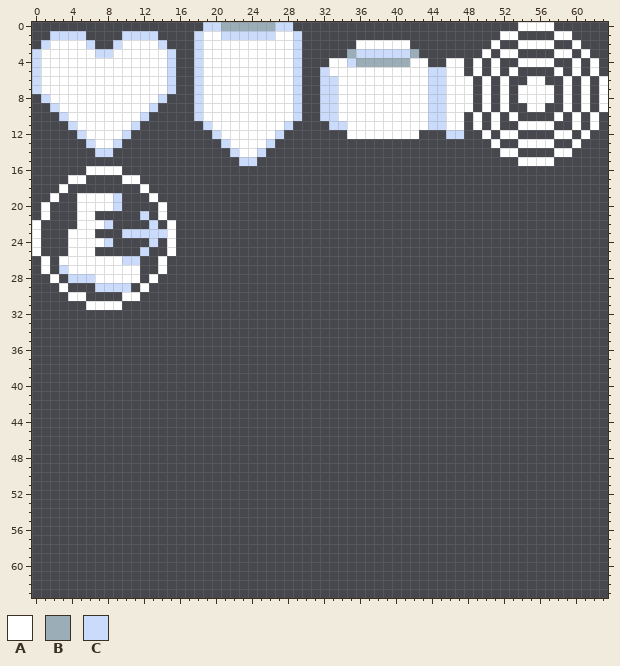
One commit to this pixel-art sprite: Rock_Paper_Scissors/Assets/Sprites/UI/Icons/Icon Sprite Atlas.png. The picture above was drawn from the file before the commit.
The file is 64x64 pixels.
Palette (. is transparent): A #ffffff  B #9badb7  C #cbdbfc
Pixels before (only the part around the change), first column x 0:
 0 ...................CCBBBBBBCC.........................AAAA......
 1 ..CCCC....CCCC....CAACCCCCCAAC......................AA....AA....
 2 .CAAAAC..CAAAAC...CAAAAAAAAAAC......AAAAAA.........A..AAAA..A...
 3 CAAAAAACCAAAAAAC..CAAAAAAAAAAC.....BCCCCCCB.......A.AA....AA.A..
 4 CAAAAAAAAAAAAAAC..CAAAAAAAAAAC...AACBBBBBBAA..AA.A.A..AAAA..A.A.
 5 CAAAAAAAAAAAAAAC..CAAAAAAAAAAC..CAAAAAAAAAAACCAA.A.A.A....A.A.A.
 6 CAAAAAAAAAAAAAAC..CAAAAAAAAAAC..CCAAAAAAAAAACCAAA.A.A..AA..A.A.A
 7 CAAAAAAAAAAAAAAC..CAAAAAAAAAAC..CCAAAAAAAAAACCAAA.A.A.AAAA.A.A.A
 8 .CAAAAAAAAAAAAC...CAAAAAAAAAAC..CCAAAAAAAAAACCAAA.A.A.AAAA.A.A.A
 9 ..CAAAAAAAAAAC....CAAAAAAAAAAC..CCAAAAAAAAAACCAAA.A.A..AA..A.A.A
10 ...CAAAAAAAAC.....CAAAAAAAAAAC..CCAAAAAAAAAACCAA.A.A.A....A.A.A.
11 ....CAAAAAAC.......CAAAAAAAAC....CCAAAAAAAAACCAA.A.A..AAAA..A.A.
12 .....CAAAAC.........CAAAAAAC.......AAAAAAAA...CC..A.AA....AA.A..
13 ......CAAC...........CAAAAC........................A..AAAA..A...
14 .......CC.............CAAC..........................AA....AA....
15 .......................CC.............................AAAA......
16 ......AAAA......................................................
17 ....AA....AA....................................................
18 ...A........A...................................................
19 ..A..AAAAC...A..................................................
20 .A...AAAAC....A.................................................
21 .A...AA.....C.A.................................................
22 A....AAAC....C.A................................................
23 A...AAA...CCCCCA................................................
24 A...AAAAC....C.A................................................
25 A...AAA.....C..A................................................
26 .A.AAAAAAACC..A.................................................
27 .A.CAAAAAAAA..A.................................................
28 ..A.CCCAAAAA.A..................................................
29 ...A...CCCC.A...................................................
30 ....AA....AA....................................................
31 ......AAAA......................................................
32 ................................................................
33 ................................................................
34 ................................................................
35 ................................................................
36 ................................................................
37 ................................................................
38 ................................................................
39 ................................................................
40 ................................................................
41 ................................................................
42 ................................................................
43 ................................................................
44 ................................................................
45 ................................................................
46 ................................................................
47 ................................................................
48 ................................................................
49 ................................................................
50 ................................................................
51 ................................................................
52 ................................................................
53 ................................................................
54 ................................................................
55 ................................................................
56 ................................................................
57 ................................................................
58 ................................................................
59 ................................................................
After the commit:
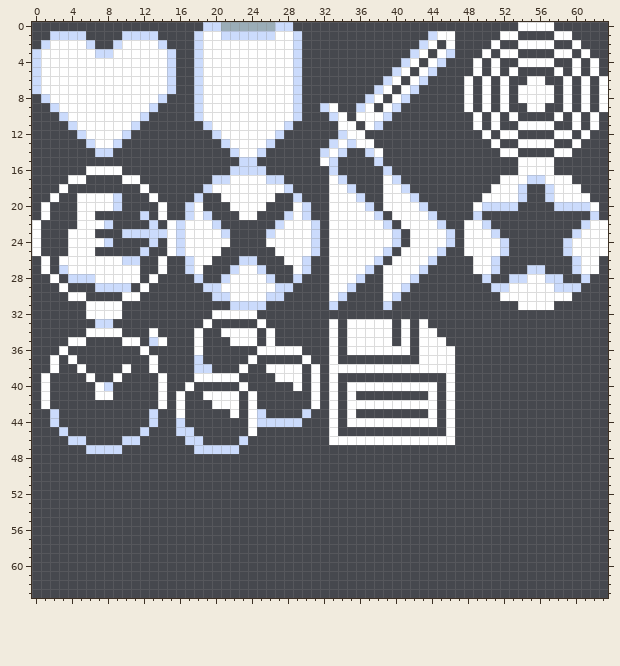
Edits made:
Changed rows in their new state; - is an unchanged pixel.
first column x 1:
 1 -------------------------------------------CAA-----------------
 2 -----------------------------------......-CA-A-----------------
 3 ----------------------------------.......CA-AC-----------------
 4 --------------------------------........C-.AC..----------------
 5 -------------------------------........C-.--...----------------
 6 -------------------------------.......C-.-C....----------------
 7 -------------------------------......C-.-C.....----------------
 8 -------------------------------.....C-.-C......----------------
 9 --------------------------------A..C-.-C.......----------------
10 -------------------------------.--.---C........----------------
11 --------------------------------.A-.-C.........----------------
12 ---------------------------------C--......---..----------------
13 --------------------------------CACAA--------------------------
14 -------------------------------CAC--CA-------------------------
15 -------------------------------AC----C-------------------------
16 ---------------------CCCC-------C-----C--------------AAAA------
17 -------------------CCAAAACC-----AC----AC-----------AAACCAAA----
18 ------------------CAAAAAAAAC----AAC---AAC---------AAAC--CAAA---
19 -----------------C--AAAAAA--C---AAAC--AAAC-------AAAAC--CAAAA--
20 ----------------CA---AAAA---AC--AAAAC-AAAAC-----ACCCC----CCCCA-
21 ----------------CAC---AA---CAC--AAAAAC-AAAAC----C------------C-
22 ---------------CAAAC------CAAAC-AAAAAAC-AAAAC--AAC----------CAA
23 ---------------CAAAAC----CAAAAC-AAAAAAAC-AAAAC-AAAC--------CAAA
24 ---------------CAAAAA----AAAAAC-AAAAAAAC-AAAAC-AAAAC------CAAAA
25 ---------------CAAAA------AAAAC-AAAAAAC-AAAAC--AAAAC------CAAAA
26 ----------------CAA---CC---AAC--AAAAAC-AAAAC----AAC--------CAA-
27 ----------------CA---CAAC---AC--AAAAC-AAAAC-----AAC---CC---CAA-
28 -----------------C--CAAAAC--C---AAAC--AAAC-------C--CCAACC--C--
29 ------------------CCAAAAAACC----AAC---AAC---------CCAAAAACCC---
30 -------------------CCAAAACC-----AC----AC-----------AAAAAAAA----
31 ---------------------CCCC-------C-----C--------------AAAA------
32 -----AAAA----------AAAAA---------------------------------------
33 ------CC----------A-----A-------A-AAAAA-A-A--------------------
34 -----AAAA---A----A--AAAA-A------A-AAAAA-A-AA-------------------
35 ---AA----AA-CA---A---AAA-A------A-AAAAA-A-AAA------------------
36 --A--------A-----A------AAAAA---A-AAAAAAA-AAAA-----------------
37 -A-A--------A----C-----A-----A--A---------AAAA-----------------
38 -A--A----A--A----CC---A--AAAA-A-AAAAAAAAAAAAAA-----------------
39 A----A--A----A---AAAAA----AAA-A-A------------A-----------------
40 A-----AC-----A--A-----A-----A-A-A-AAAAAAAAAA-A-----------------
41 A-----AA-----A-A--AAAA-A------A-A-A--------A-A-----------------
42 A------------A-A---AAA-A------A-A-AAAAAAAAAA-A-----------------
43 -C----------C--A-----A-AC----C--A-A--------A-A-----------------
44 -C----------C--C-------ACCCCC---A-AAAAAAAAAA-A-----------------
45 --C--------C---CC------A--------A------------A-----------------
46 ---CC----CC-----CC----C---------AAAAAAAAAAAAAA-----------------
47 -----CCCC--------CCCCC-----------------------------------------
